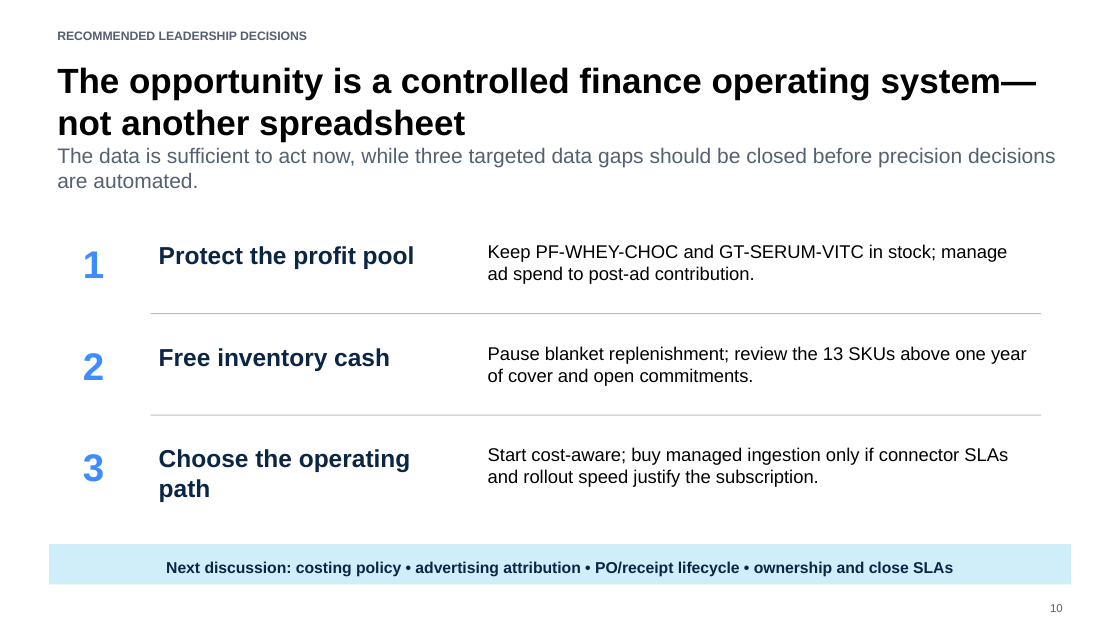
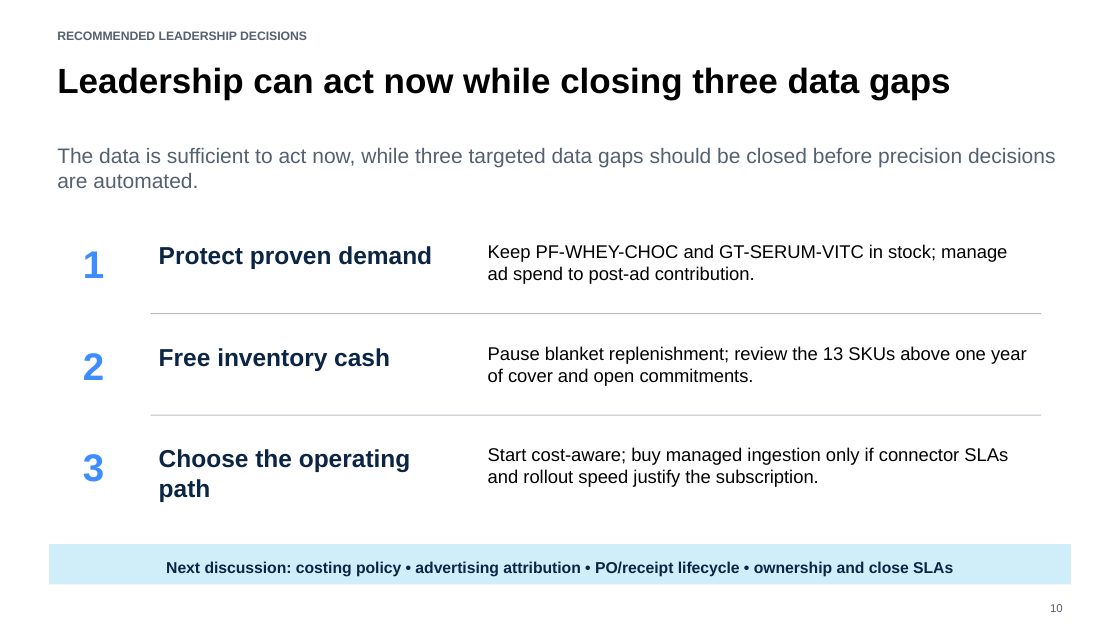
Before and after one commit to rubenatello/luminize-assessment, a slide deck: slide 10 of deliverables/Amazon_Q2_2026_Leadership_Presentation.pptx. Drawn at 1120x630 pixels with LibreOffice and Linux fonts; fonts in the diff are those of the drawing. Boxes give left, top, right and bottom in pixels: in the first picture for what was removed or moved away, otherwise in the second. Text is boxed around its words. In the diff, an @@ line names an element or a change of style, - is before the commit and + after.

```diff
--- a/deliverables/Amazon_Q2_2026_Leadership_Presentation.pptx
+++ b/deliverables/Amazon_Q2_2026_Leadership_Presentation.pptx
@@ text at (57,67,951,100): text changed @@
-The opportunity is a controlled finance operating system—not another spreadsheet
+Leadership can act now while closing three data gaps
@@ text at (159,246,432,269): text changed @@
-Protect the profit pool
+Protect proven demand
```
Also in this commit, not shown: 8 other slides changed, 21 other files.
